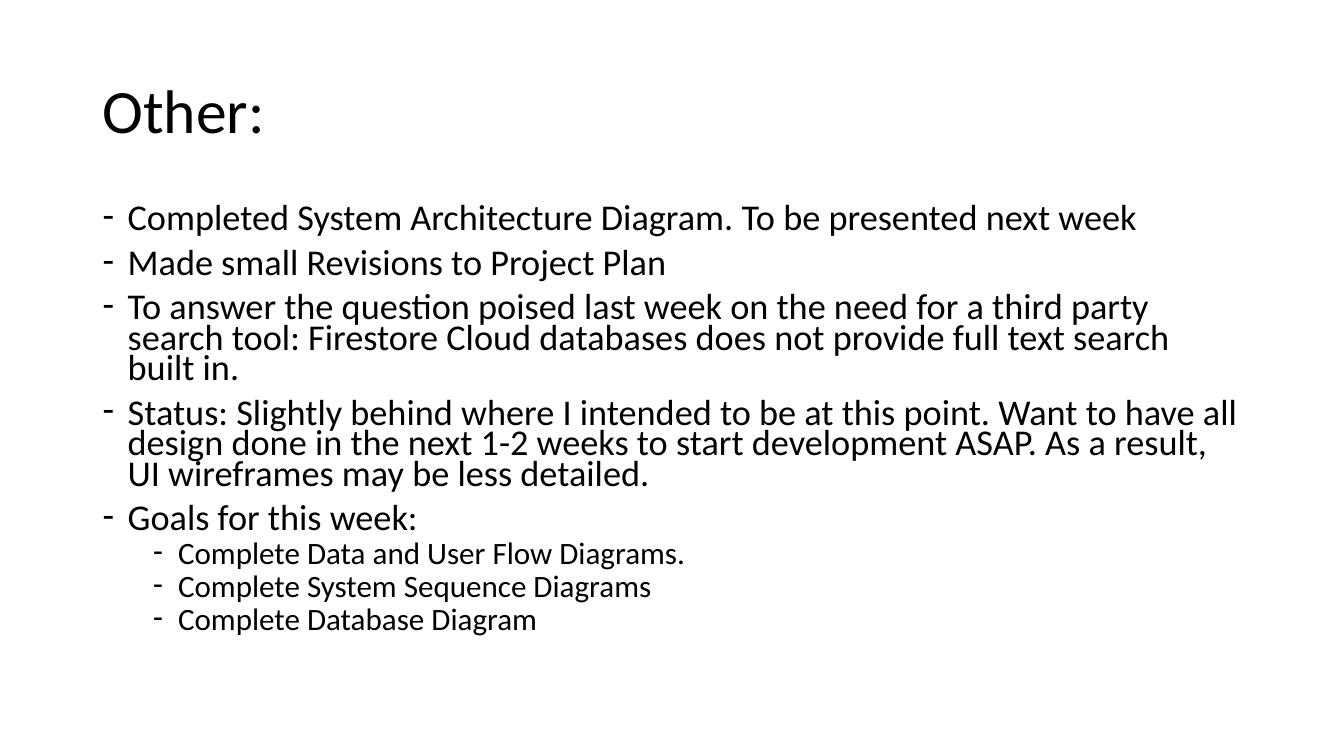
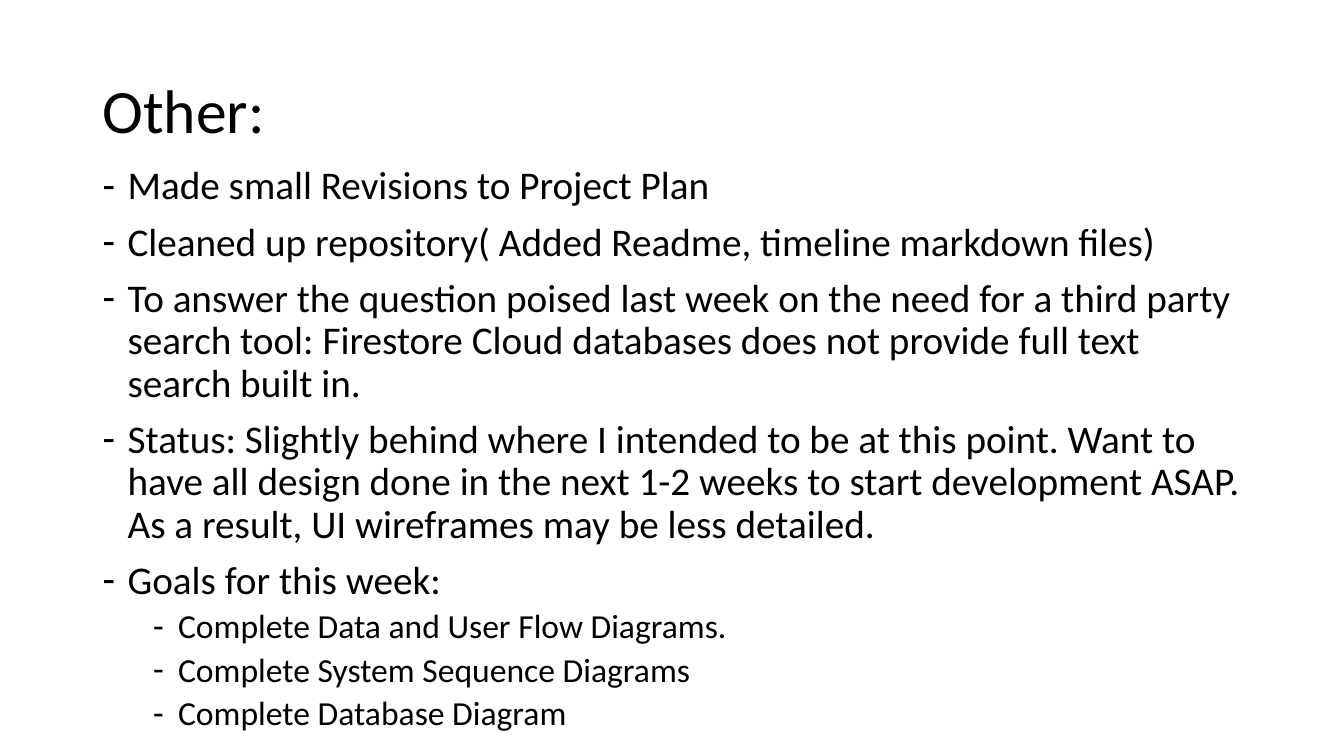
Before and after one commit to Skyward176/UnnamedFitnessApp, a slide deck: slide 7 of Documentation/useCaseDiagrams/usecasePresentation.pptx (slide 6 before the commit). Drawn at 1344x756 pixels with LibreOffice and Linux fonts; fonts in the diff are those of the drawing. Boxes give left, top, right and bottom in pixels: in the first picture for what was removed or moved away, otherwise in the second. Text is boxed around its words. In the diff, an @@ line names an element or a change of style, - is before the commit and + after.

Commit message:
Add a data flow diagram

```diff
--- a/Documentation/useCaseDiagrams/usecasePresentation.pptx
+++ b/Documentation/useCaseDiagrams/usecasePresentation.pptx
@@ text "Made small Revisions to Project ...": place and size @@
-text "Made small Revisions to Project ..." at bbox=[128, 204, 1237, 636]
+text "Made small Revisions to Project ..." at bbox=[128, 171, 1239, 731]
@@ text at bbox=[128, 171, 1239, 731]: size 25.9 to 28 pt in "Made small Revisions to Project Plan", "To answer the question poised last week ...", "Status: Slightly behind where I intended to ...", "Goals for this week:"; size 22.2 to 24 pt in "Complete Data and User Flow Diagrams.", "Complete System Sequence Diagrams", "Complete Database Diagram"; line spacing 0.7 to 0.9 @@
@@ text at bbox=[128, 204, 1136, 237]: paragraph removed @@
-– Completed System Architecture Diagram. To be presented next week
@@ text at bbox=[128, 227, 1154, 263]: paragraph added @@
+– Cleaned up repository( Added Readme, timeline markdown files)
```
Also in this commit, not shown: 1 other slide changed, 1 slide added, 4 other files.
